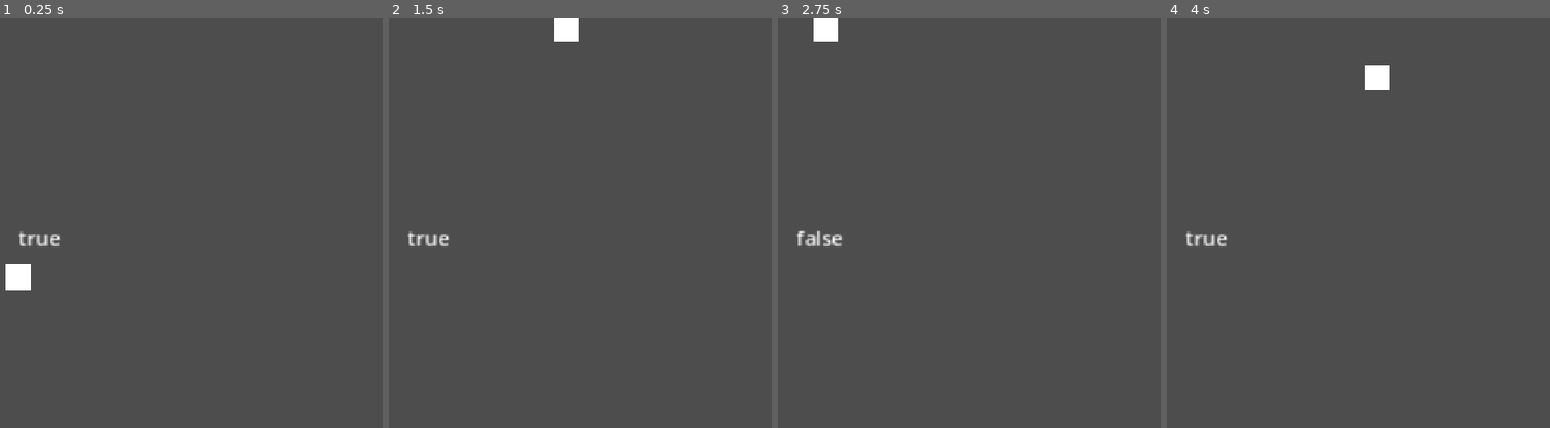
Above: before the commit, frames 1-4 (left to right).
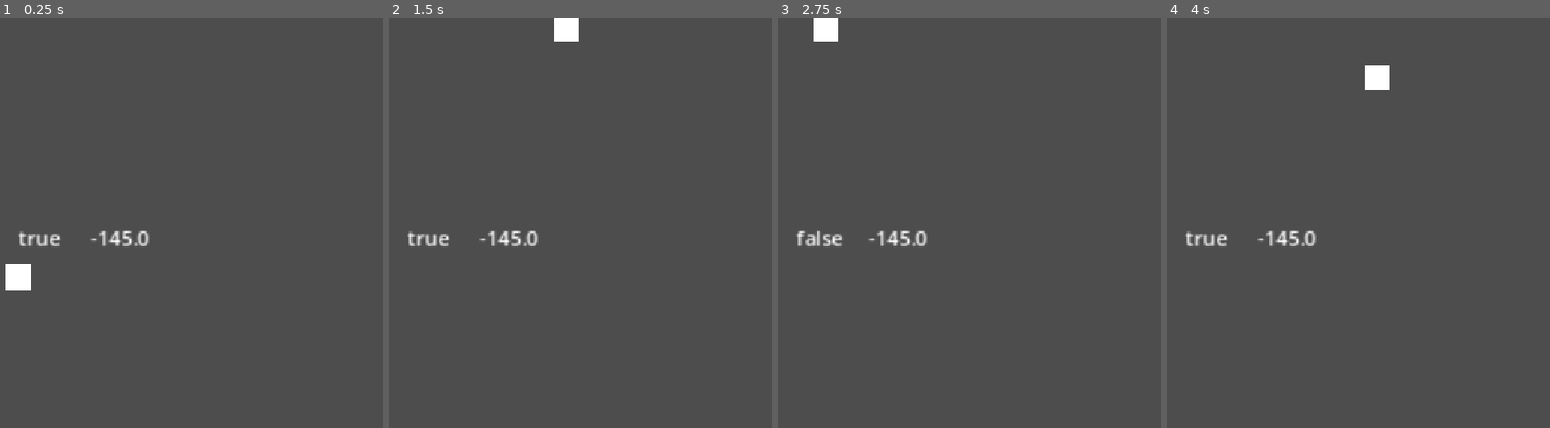
Above: after the commit, the same moments.

Repository: avoidofme/rect-game
Game: Godot game, scene res://main.tscn
Same seed, same stepped clock (60 frames per second), same inputs: the game is played once before the commit and once after it.
Inputs:
- Up to frame 1 (0.25 s): no input
- Up to frame 2 (1.5 s): tap Enter (reverse) at 0.5 s; hold Shift (run) 0.53-1.28 s; hold Right (right) from 0.53 s (still down); tap Space (jump) at 0.77 s; tap Shift (run) at 1.35 s
- Up to frame 3 (2.75 s): tap Space (jump) at 1.52 s; release Right (right) at 2.03 s; hold Left (left) from 2.03 s (still down); hold Shift (run) from 2.03 s (still down)
- Up to frame 4 (4 s): release Left (left) at 2.78 s; release Shift (run) at 2.78 s; hold Right (right) from 2.78 s (still down); tap Shift (run) at 2.85 s; tap Space (jump) at 3.02, 3.77 s; hold Shift (run) from 3.53 s (still down)

The runs differ from the first frame. In frame 1, 0.3% of the frame differs, in the area x 23-40%, y 51-56%; in frame 2, 0.3%; in frame 3, 0.3%; in frame 4, 0.3%.

Commit message:
feat: enemies ideas idk

Diff:
--- /dev/null
+++ b/ball.gd
@@ -0,0 +1,23 @@
+extends RigidBody2D
+@onready var respawn_timer: Timer = $respawn_timer
+
+var should_respawn = false
+
+
+# Called when the node enters the scene tree for the first time.
+func _ready() -> void:
+	$"../Label2".text = str(position.y)
+
+# Called every frame. 'delta' is the elapsed time since the previous frame.
+func _process(delta: float) -> void:
+	pass
+
+func _integrate_forces(state: PhysicsDirectBodyState2D) -> void:
+	if should_respawn:
+		state.transform.origin = Vector2(0,0)
+		state.linear_velocity = Vector2.ZERO
+		state.angular_velocity = 0.0
+		should_respawn = false
+
+func _on_respawn_timer_timeout() -> void:
+	should_respawn = true
--- /dev/null
+++ b/drone.gd
@@ -0,0 +1,20 @@
+extends StaticBody2D
+
+
+# Called when the node enters the scene tree for the first time.
+func _ready() -> void:
+	pass # Replace with function body.
+
+
+# Called every frame. 'delta' is the elapsed time since the previous frame.
+func _process(delta: float) -> void:
+	pass
+
+func _physics_process(delta: float) -> void:
+	var angle = atan2(-position.y, -position.x)
+	var dist = sqrt(pow(position.x, 2) + pow(position.y, 2))
+	if dist > 5:
+		position.x += cos(angle) * 5
+		position.y += sin(angle) * 5
+	else:
+		position = Vector2.ZERO
--- a/main.tscn
+++ b/main.tscn
@@ -1,6 +1,9 @@
 [gd_scene format=3 uid="uid://dhq4igrewru4m"]
 
 [ext_resource type="Script" uid="uid://c16ifgi1avpi2" path="res://player.gd" id="1_ig7tw"]
+[ext_resource type="Script" uid="uid://bp8rf5afn0klj" path="res://ball.gd" id="2_0xm2m"]
+[ext_resource type="Script" uid="uid://d0vrgfj4wmlq5" path="res://rocket.gd" id="3_h2yge"]
+[ext_resource type="Script" uid="uid://dwyhej42htavl" path="res://drone.gd" id="4_1bvp3"]
 
 [sub_resource type="QuadMesh" id="QuadMesh_412yk"]
 size = Vector2(20, 20)
@@ -21,9 +24,19 @@
 [sub_resource type="RectangleShape2D" id="RectangleShape2D_xjx5q"]
 size = Vector2(20, 322)
 
+[sub_resource type="PhysicsMaterial" id="PhysicsMaterial_q0mqc"]
+bounce = 0.8
+
+[sub_resource type="CircleShape2D" id="CircleShape2D_tnrje"]
+
+[sub_resource type="CircleShape2D" id="CircleShape2D_412yk"]
+
+[sub_resource type="CircleShape2D" id="CircleShape2D_xjx5q"]
+
 [node name="main" type="Node2D" unique_id=399973801]
 
 [node name="player" type="CharacterBody2D" parent="." unique_id=4645644]
+collision_layer = 512
 script = ExtResource("1_ig7tw")
 
 [node name="mesh" type="MeshInstance2D" parent="player" unique_id=660076997]
@@ -32,7 +45,11 @@
 [node name="coll" type="CollisionShape2D" parent="player" unique_id=1658506101]
 shape = SubResource("RectangleShape2D_lc11c")
 
-[node name="hitbox" type="CollisionShape2D" parent="player" unique_id=2029272242]
+[node name="hitbox" type="Area2D" parent="player" unique_id=437795530]
+collision_layer = 4
+collision_mask = 4
+
+[node name="coll" type="CollisionShape2D" parent="player/hitbox" unique_id=2029272242]
 shape = SubResource("CircleShape2D_q0mqc")
 
 [node name="dash_timer" type="Timer" parent="player" unique_id=2073573776]
@@ -48,32 +65,41 @@
 wait_time = 0.12
 one_shot = true
 
-[node name="floor" type="StaticBody2D" parent="." unique_id=970430886]
+[node name="dash_cooldown" type="Timer" parent="player" unique_id=415604549]
+
+[node name="borders" type="Node" parent="player" unique_id=1759526442]
+
+[node name="floor" type="StaticBody2D" parent="player/borders" unique_id=970430886]
 position = Vector2(0, 163)
+collision_layer = 1025
+collision_mask = 2
 
-[node name="coll" type="CollisionShape2D" parent="floor" unique_id=303259387]
+[node name="coll" type="CollisionShape2D" parent="player/borders/floor" unique_id=303259387]
 shape = SubResource("WorldBoundaryShape2D_q0mqc")
+
+[node name="ceil" type="StaticBody2D" parent="player/borders" unique_id=821424847]
+position = Vector2(0, -173)
+collision_mask = 2
+
+[node name="coll" type="CollisionShape2D" parent="player/borders/ceil" unique_id=399773518]
+shape = SubResource("RectangleShape2D_q0mqc")
+
+[node name="left" type="StaticBody2D" parent="player/borders" unique_id=1477147170]
+position = Vector2(-299, 0)
+collision_mask = 2
+
+[node name="coll" type="CollisionShape2D" parent="player/borders/left" unique_id=489553809]
+shape = SubResource("RectangleShape2D_412yk")
+
+[node name="right" type="StaticBody2D" parent="player/borders" unique_id=897990894]
+position = Vector2(300, 0)
+collision_mask = 2
+
+[node name="coll" type="CollisionShape2D" parent="player/borders/right" unique_id=2142670919]
+shape = SubResource("RectangleShape2D_xjx5q")
 
 [node name="camera" type="Camera2D" parent="." unique_id=1380088480]
 zoom = Vector2(2, 2)
-
-[node name="ceil" type="StaticBody2D" parent="." unique_id=821424847]
-position = Vector2(0, -173)
-
-[node name="coll" type="CollisionShape2D" parent="ceil" unique_id=399773518]
-shape = SubResource("RectangleShape2D_q0mqc")
-
-[node name="left" type="StaticBody2D" parent="." unique_id=1477147170]
-position = Vector2(-299, 0)
-
-[node name="coll" type="CollisionShape2D" parent="left" unique_id=489553809]
-shape = SubResource("RectangleShape2D_412yk")
-
-[node name="right" type="StaticBody2D" parent="." unique_id=897990894]
-position = Vector2(300, 0)
-
-[node name="coll" type="CollisionShape2D" parent="right" unique_id=2142670919]
-shape = SubResource("RectangleShape2D_xjx5q")
 
 [node name="Label" type="Label" parent="." unique_id=51259854]
 offset_right = 40.0
@@ -84,5 +110,35 @@
 offset_right = 97.0
 offset_bottom = 23.0
 
+[node name="ball" type="RigidBody2D" parent="." unique_id=1423050265]
+position = Vector2(0, -145)
+collision_layer = 6
+collision_mask = 1028
+physics_material_override = SubResource("PhysicsMaterial_q0mqc")
+script = ExtResource("2_0xm2m")
+
+[node name="coll" type="CollisionShape2D" parent="ball" unique_id=1302826254]
+shape = SubResource("CircleShape2D_tnrje")
+
+[node name="respawn_timer" type="Timer" parent="ball" unique_id=1292311955]
+autostart = true
+
+[node name="rocket" type="StaticBody2D" parent="." unique_id=1891954985]
+position = Vector2(-328, 0)
+collision_layer = 6
+collision_mask = 4
+script = ExtResource("3_h2yge")
+
+[node name="coll" type="CollisionShape2D" parent="rocket" unique_id=1651606448]
+shape = SubResource("CircleShape2D_412yk")
+
+[node name="drone" type="StaticBody2D" parent="." unique_id=12543532]
+position = Vector2(-322, -145)
+script = ExtResource("4_1bvp3")
+
+[node name="coll" type="CollisionShape2D" parent="drone" unique_id=1245936638]
+shape = SubResource("CircleShape2D_xjx5q")
+
 [connection signal="timeout" from="player/dash_timer" to="player" method="_on_dash_timer_timeout"]
 [connection signal="timeout" from="player/jump_buffer_timer" to="player" method="_on_jump_buffer_timer_timeout"]
+[connection signal="timeout" from="ball/respawn_timer" to="ball" method="_on_respawn_timer_timeout"]
--- a/project.godot
+++ b/project.godot
@@ -52,6 +52,14 @@
 ]
 }
 
+[layer_names]
+
+2d_physics/layer_1="border"
+2d_physics/layer_2="projectiles"
+2d_physics/layer_3="hitbox"
+2d_physics/layer_10="player"
+2d_physics/layer_11="floor"
+
 [physics]
 
 3d/physics_engine="Jolt Physics"
--- /dev/null
+++ b/rocket.gd
@@ -0,0 +1,21 @@
+extends StaticBody2D
+
+
+var speed = 10.0
+
+var size
+
+# Called when the node enters the scene tree for the first time.
+func _ready() -> void:
+	size = get_viewport_rect().size / 2
+
+
+# Called every frame. 'delta' is the elapsed time since the previous frame.
+func _process(delta: float) -> void:
+	pass
+
+func _physics_process(delta: float) -> void:
+	position.x += speed
+
+	if position.x > size.x - size.x/2:
+		position.x = -size.x/2
Not shown, added: ball.gd.uid
Not shown, added: drone.gd.uid
Not shown, added: rocket.gd.uid
